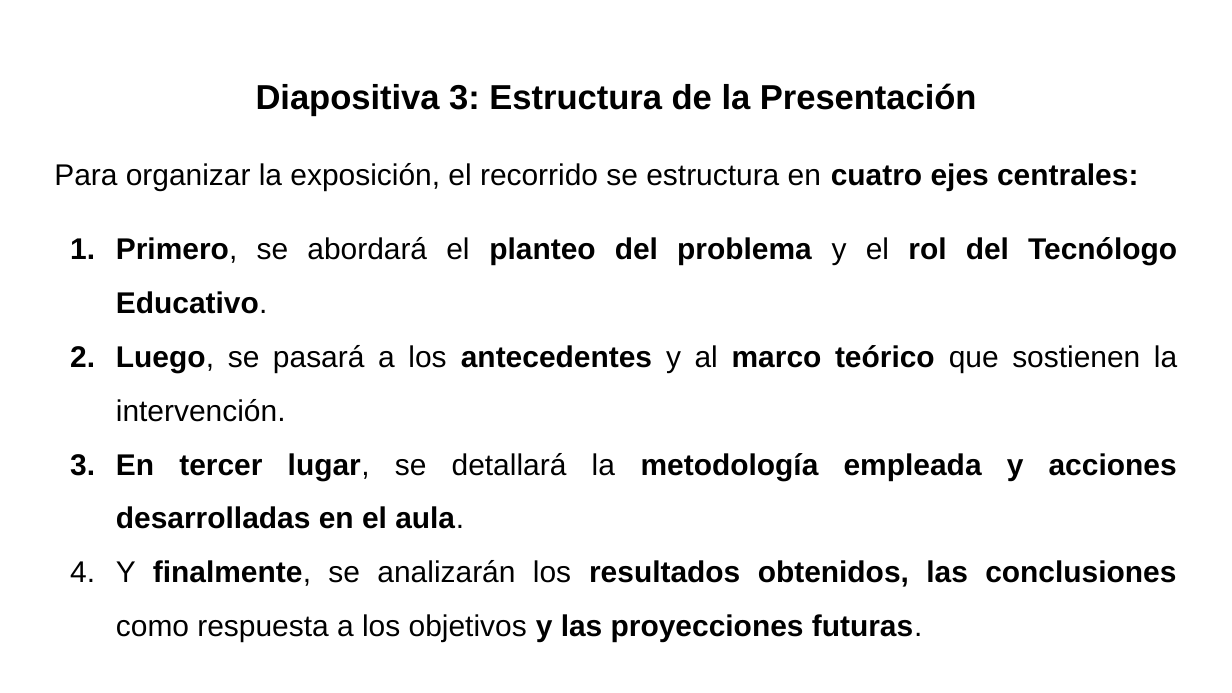
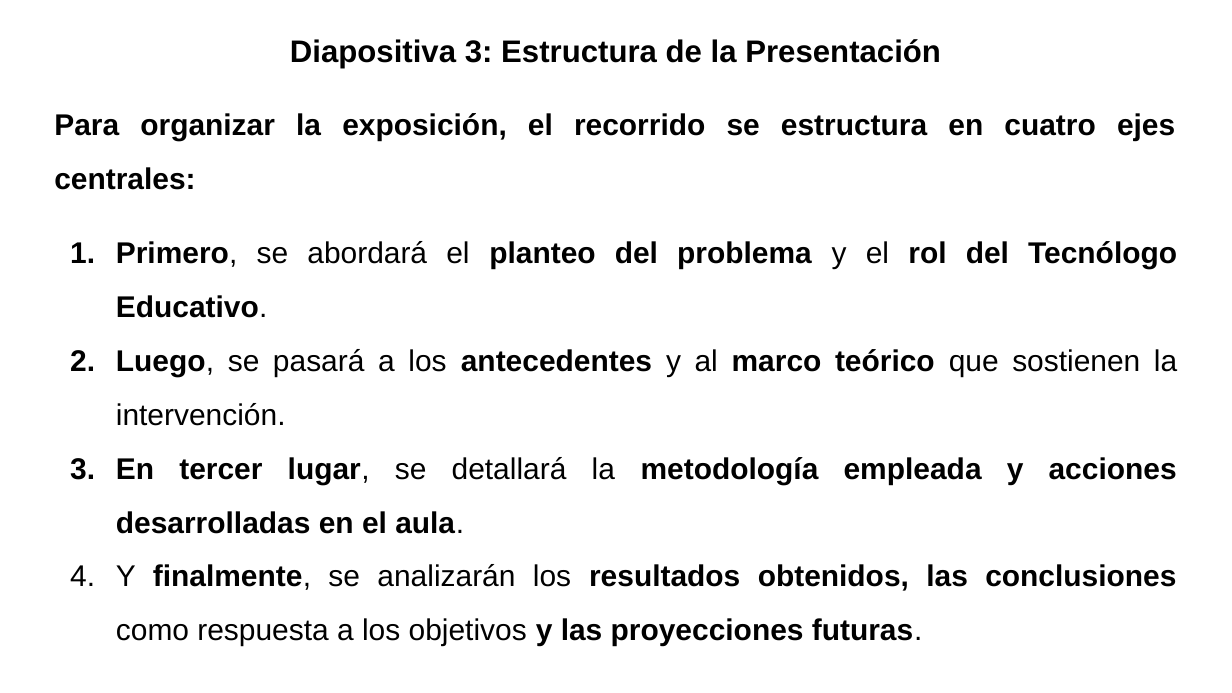
Before and after one commit to gabrielinuz/gabrielinuz.github.io, a slide deck: slide 4 of doc/GUION_DE_DEFENSA_LTE.pptx. Drawn at 1232x693 pixels with LibreOffice and Linux fonts; fonts in the diff are those of the drawing. Boxes give left, top, right and bottom in pixels: in the first picture for what was removed or moved away, otherwise in the second. Text is boxed around its words. In the diff, an @@ line names an element or a change of style, - is before the commit and + after.

```diff
--- a/doc/GUION_DE_DEFENSA_LTE.pptx
+++ b/doc/GUION_DE_DEFENSA_LTE.pptx
@@ title "Diapositiva 3: Estructura de la ...": place and size @@
-title "Diapositiva 3: Estructura de la ..." at [256, 83, 977, 116]
+title "Diapositiva 3: Estructura de la ..." at [290, 39, 941, 68]
@@ title "Diapositiva 3: Estructura de la ..." at [290, 39, 941, 68]: size 20.2 to 18.2 pt @@
@@ text "Para organizar la exposición, el ...": place and size @@
-text "Para organizar la exposición, el ..." at [54, 163, 1177, 642]
+text "Para organizar la exposición, el ..." at [54, 113, 1177, 646]
@@ text at [54, 113, 1175, 190]: bold on in "Para organizar la exposición, el recorrido se ..." @@
```
Also in this commit, not shown: 15 other slides changed, 1 other file.
